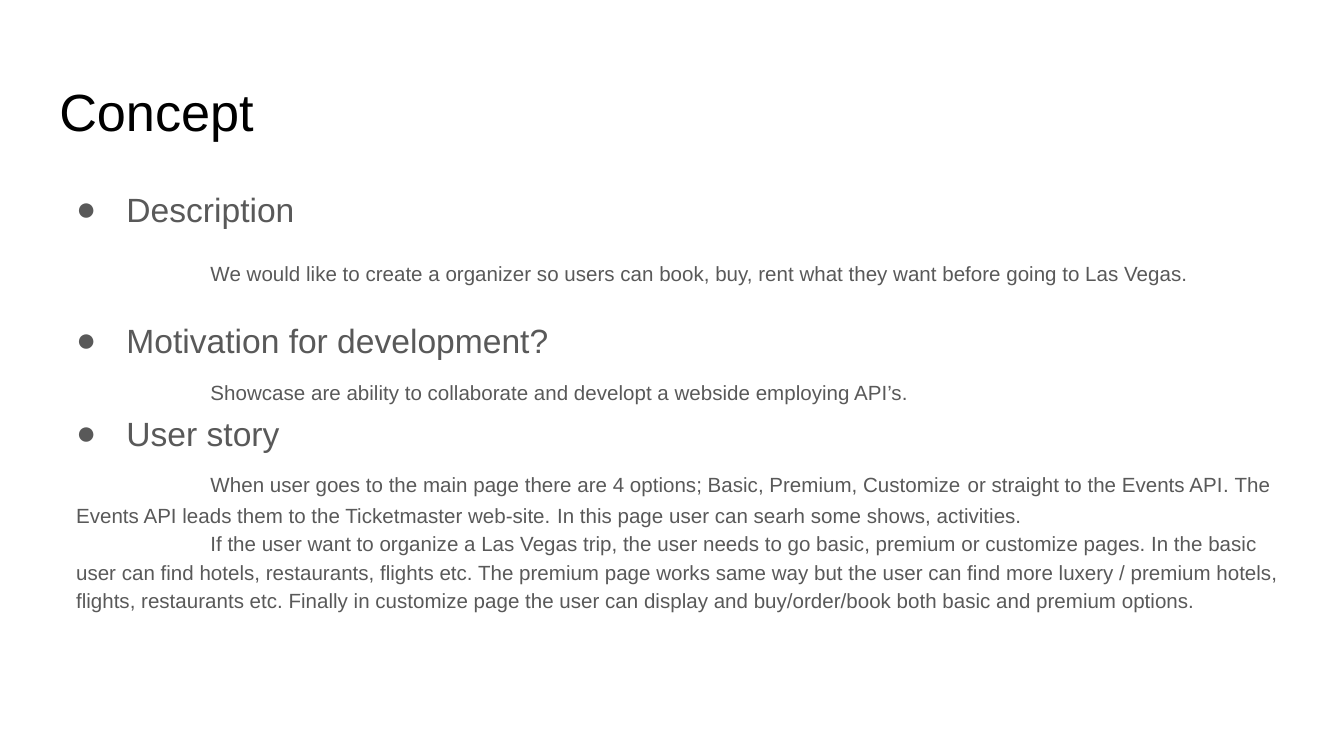
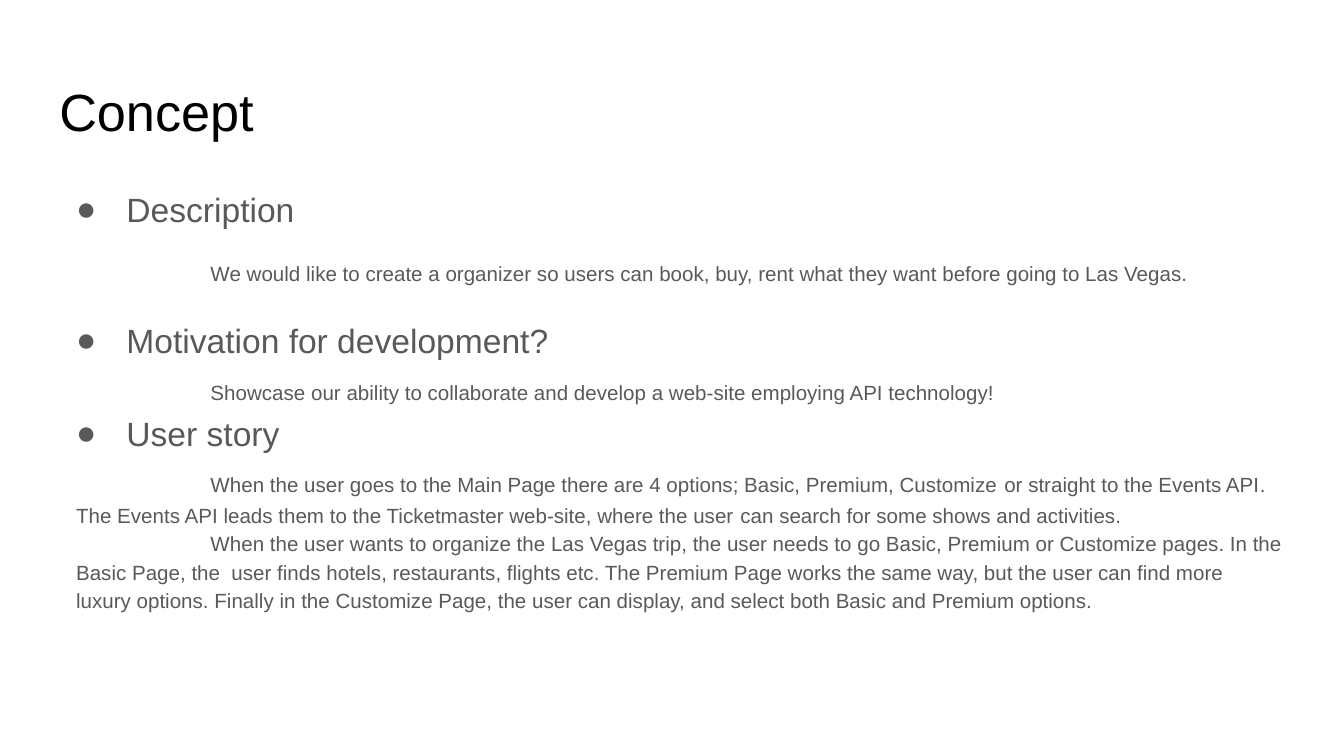
Before and after one commit to harrymac1972/vegas-baby, a slide deck: slide 3 of assets/documents/Las Vegas Trip Organizer Presentation.pptx. Drawn at 1344x756 pixels with LibreOffice and Linux fonts; fonts in the diff are those of the drawing. Boxes give left, top, right and bottom in pixels: in the first picture for what was removed or moved away, otherwise in the second. Text is boxed around its words. In the diff, an @@ line names an element or a change of style, - is before the commit and + after.

Commit message:
updated presentation ppt

```diff
--- a/assets/documents/Las Vegas Trip Organizer Presentation.pptx
+++ b/assets/documents/Las Vegas Trip Organizer Presentation.pptx
@@ text at (x1=210, y1=385, x2=993, y2=404): text changed @@
-Showcase are ability to collaborate and developt a webside employing API’s.
+Showcase our ability to collaborate and develop a web-site employing API technology!
@@ text at (x1=76, y1=477, x2=1282, y2=613): text changed @@
-When user goes to the main page there are 4 options; Basic, Premium, Customize or straight to the Events API. The Events API leads them to the Ticketmaster web-site. In this page user can searh some shows, activities.
-If the user want to organize a Las Vegas trip, the user needs to go basic, premium or customize pages. In the basic user can find hotels, restaurants, flights etc. The premium page works same way but the user can find more luxery / premium hotels, flights, restaurants etc. Finally in customize page the user can display and buy/order/book both basic and premium options.
+When the user goes to the Main Page there are 4 options; Basic, Premium, Customize or straight to the Events API. The Events API leads them to the Ticketmaster web-site, where the user can search for some shows and activities.
+When the user wants to organize the Las Vegas trip, the user needs to go Basic, Premium or Customize pages. In the Basic Page, the user finds hotels, restaurants, flights etc. The Premium Page works the same way, but the user can find more luxury options. Finally in the Customize Page, the user can display, and select both Basic and Premium options.
```
Also in this commit, not shown: 3 other slides changed.
